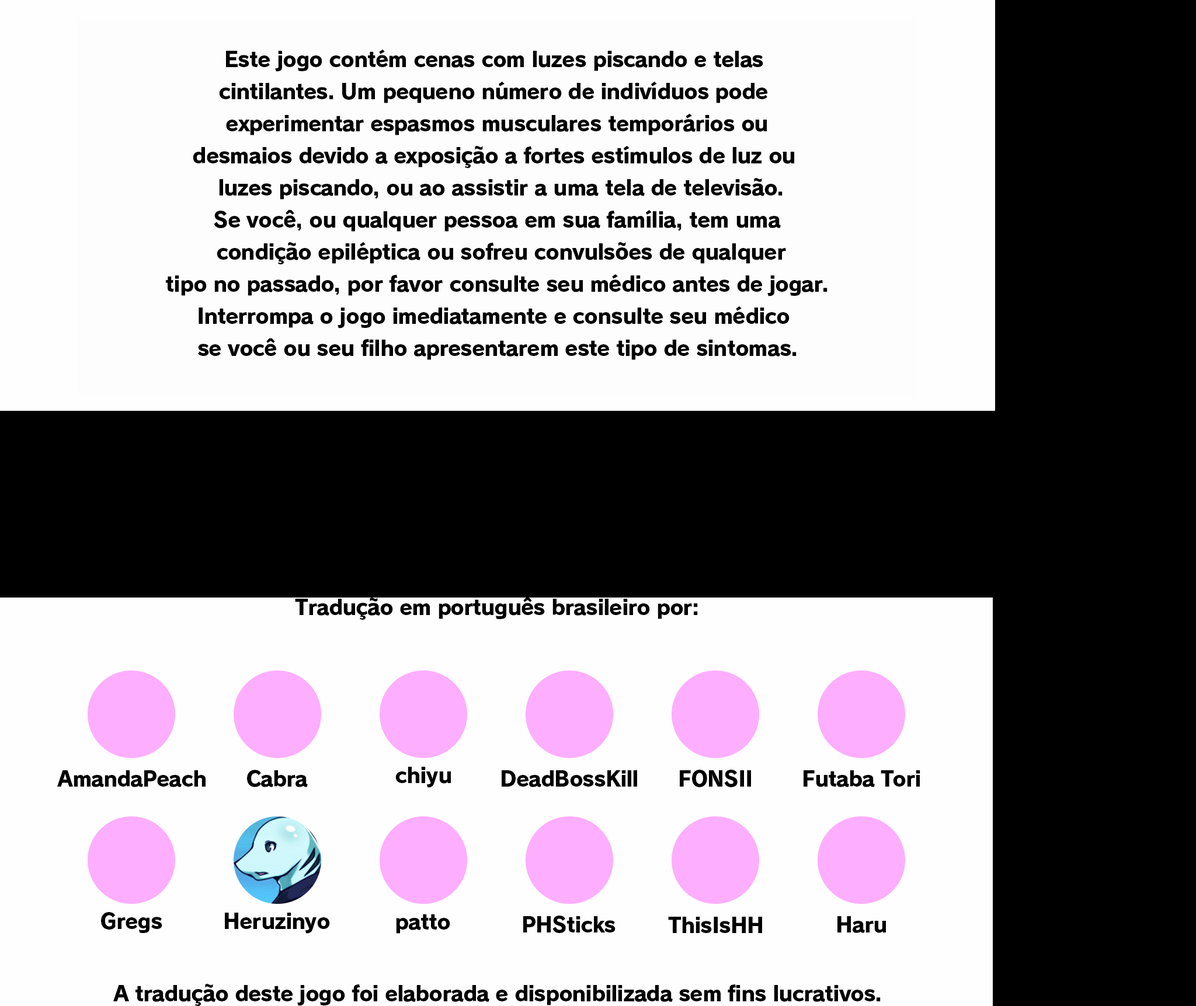
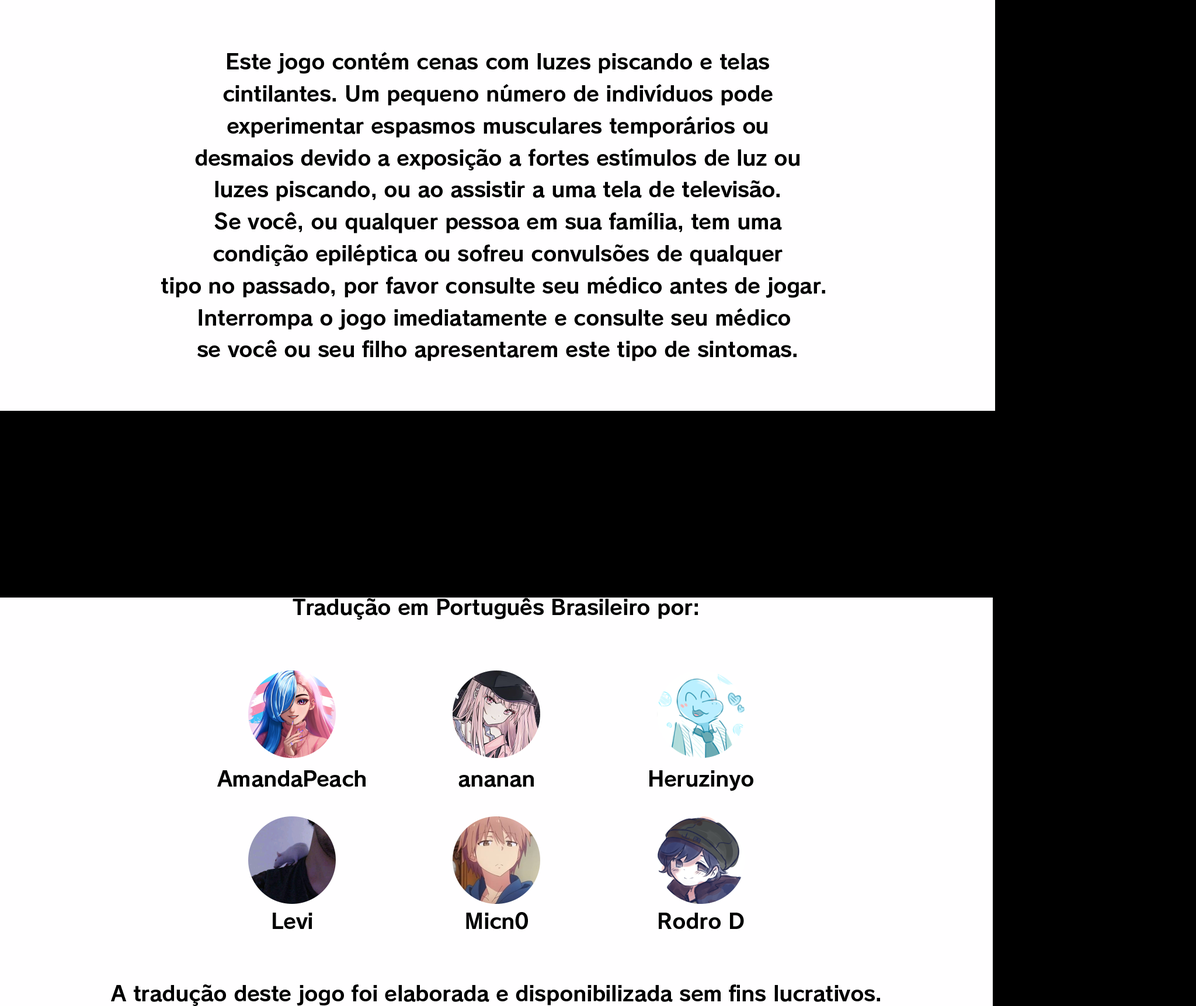
Layers edited between the first and the second 1196x1006 image:
added group "Itens" with 2 layers above "Texture" over box(57, 49, 921, 1006)
moved "TEXTO_TRADUCAO" into group "Itens", painted on it over box(57, 597, 921, 1006)
added layer "TXT_KABIN" in group "Itens" over box(161, 49, 828, 362)
added layer "Texture" above "Textura (OLD)" over box(57, 49, 921, 1006)
renamed "Textura" to "Textura (OLD)", hid it, painted on it over box(57, 49, 921, 1006)
